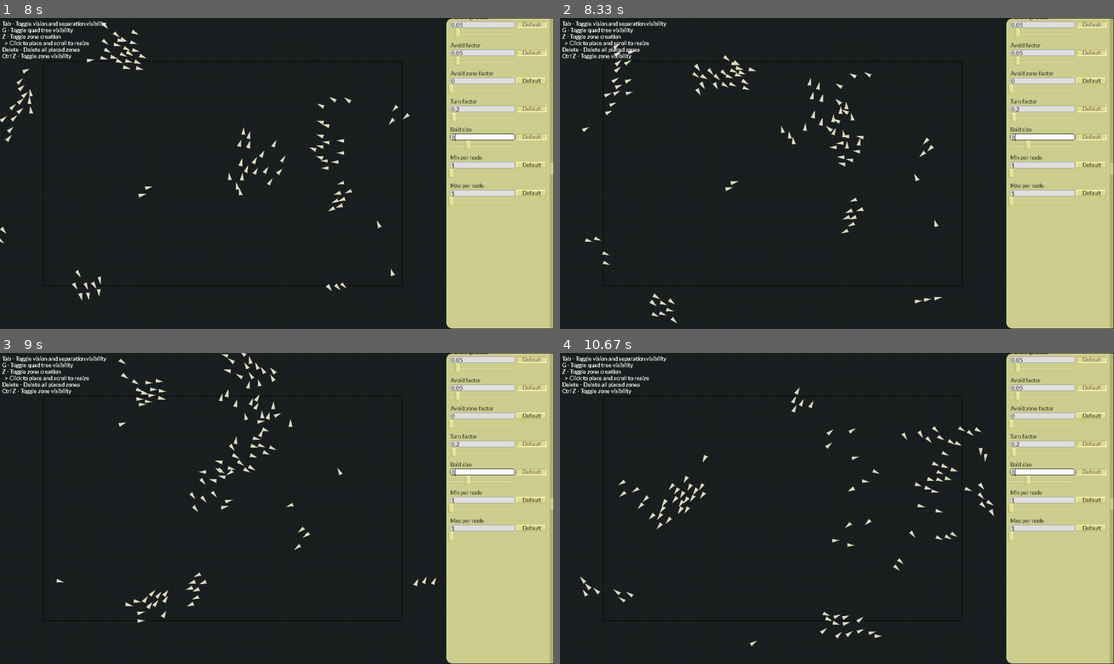
Above: before the commit, frames 1-4 (two rows, left to right).
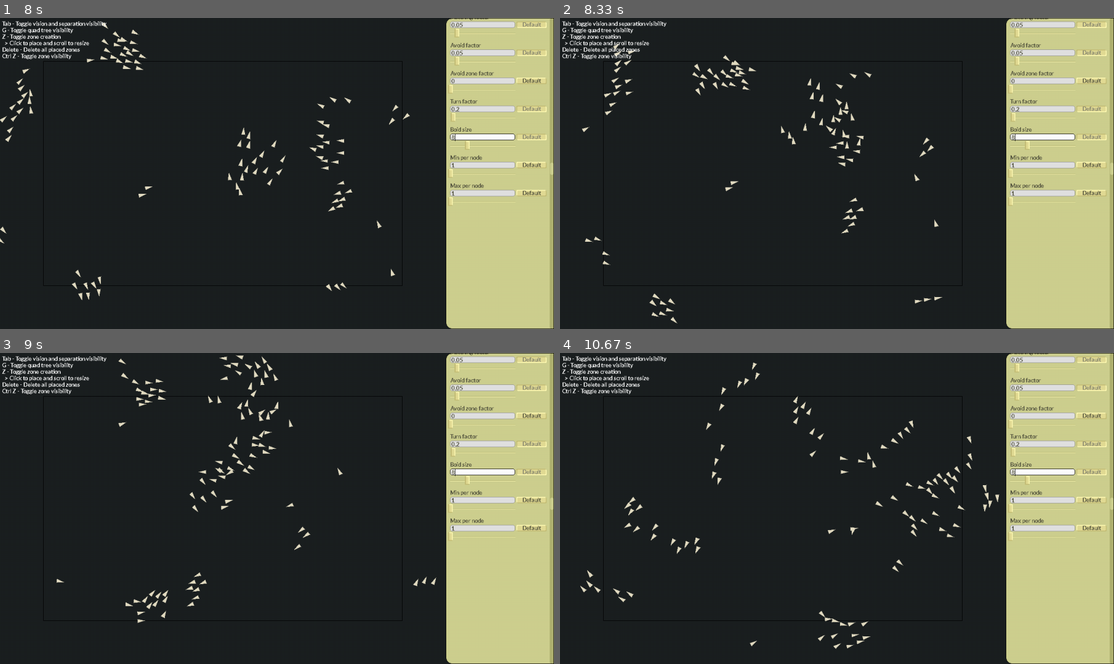
Above: after the commit, the same moments.

Repository: Peter-Vanderhyde/Boid-Simulation
Game: pygame game, started from main.py
Two runs of this game, one before a commit and one after it. Both use one fixed random seed, a clock stepped at 60 frames per second and the inputs below.
Inputs (mouse positions are in pixels of both pictures, inside the frame that each line leads up to):
- Up to frame 1 (8 s): press the mouse at (481, 154) at 0.37 s; move the mouse to (415, 120) at 0.47 s; release the mouse at (343, 89) at 0.6 s; press the mouse at (481, 33) at 0.7 s; move the mouse to (448, 120) at 0.8 s; release the mouse at (409, 210) at 0.93 s; hold Right 1-1.63 s; click "Default" at 1.72 s; press the mouse at (481, 266) at 2.03 s; move the mouse to (376, 204) at 2.13 s; release the mouse at (265, 145) at 2.27 s; press the mouse at (531, 145) at 2.37 s; move the mouse to (376, 161) at 2.47 s; release the mouse at (221, 176) at 2.6 s; press the mouse at (481, 154) at 2.7 s; move the mouse to (282, 136) at 2.8 s; release the mouse at (83, 120) at 2.93 s; press the mouse at (531, 145) at 3.03 s; move the mouse to (493, 142) at 3.13 s; release the mouse at (454, 142) at 3.27 s; press the mouse at (553, 24) at 3.37 s; move the mouse to (315, 111) at 3.47 s; release the mouse at (83, 201) at 3.6 s; press the mouse at (481, 201) at 3.7 s; move the mouse to (365, 213) at 3.8 s; release the mouse at (254, 229) at 3.93 s; press the mouse at (531, 80) at 4.03 s; move the mouse to (354, 148) at 4.13 s; release the mouse at (171, 217) at 4.27 s; press the mouse at (481, 89) at 4.37 s; move the mouse to (360, 142) at 4.47 s; release the mouse at (243, 195) at 4.6 s; press the mouse at (481, 24) at 4.7 s; move the mouse to (465, 101) at 4.8 s; release the mouse at (448, 182) at 4.93 s; press the mouse at (481, 173) at 5.03 s; move the mouse to (421, 161) at 5.13 s; release the mouse at (360, 148) at 5.27 s; press the mouse at (481, 136) at 5.37 s; move the mouse to (310, 120) at 5.47 s; release the mouse at (138, 105) at 5.6 s; press the mouse at (481, 136) at 5.7 s; move the mouse to (304, 201) at 5.8 s; release the mouse at (127, 266) at 5.93 s; hold Right 6-6.47 s; hold Right 6.5-6.97 s
- Up to frame 2 (8.33 s): no input
- Up to frame 3 (9 s): no input
- Up to frame 4 (10.67 s): no input

Frame 1 is identical in both runs. In frame 2, less than 0.1% of the frame differs, in the area x 46-53%, y 26-38%; in frame 3, 0.7%; in frame 4, 2.1%, in the area x 3-80%, y 2-96%.

Commit message:
Finished comments on main

Diff:
--- a/main.py
+++ b/main.py
@@ -79,10 +79,11 @@
     }
 }
 
+# Copy settings by value not reference
 default_settings = copy.deepcopy(settings)
 
 def get_random_direction():
-    """A function that returns a simple random vector direction
+    """A function that returns a simple, biased random vector direction
     for spawning boids."""
 
     x, y = 0, 0
@@ -117,9 +118,9 @@
 def delete_boids(boids, tree, amount):
     """Deletes the given amount of boids from the quad tree."""
 
-    amount = min(amount, len(boids))
+    amount = min(amount, len(boids)) # Make sure it's possible to delete that many
     for _ in range(amount):
-        boid = random.choice(boids)
+        boid = random.choice(boids) # Delete random boids
         tree.remove_boid(boid)
         boids.remove(boid)
 
@@ -129,9 +130,10 @@
 
     FPS = 60
     clock = pygame.time.Clock() # Allows pygame to limit the fps to save on performance
-    last_frame = time.time()
+    last_frame = time.time() # Will be used for dt
 
     canvas = Canvas(width, height, (27, 32, 33), settings, default_settings) # The canvas handles drawing and events
+    # Specifications for the sidebar of settings
     canvas.create_sidebar(width=250,
                           margins=(10, 10),
                           bg_color=(206, 208, 143),
@@ -141,7 +143,11 @@
         canvas.sidebar.add_setting(key)
 
     width, height = canvas.width, canvas.height
-    tree = quad_tree.create_tree(5000, 5000, Vector(width // 2, height // 2), 25, 15)
+    tree = quad_tree.create_tree(5000,
+                                 5000,
+                                 Vector(width // 2, height // 2),
+                                 settings["max per node"]["value"],
+                                 settings["min per node"]["value"])
     canvas.tree = tree
     boids = create_boids(width, height, tree=tree, num_of_boids=settings["boids"]["value"])
 
